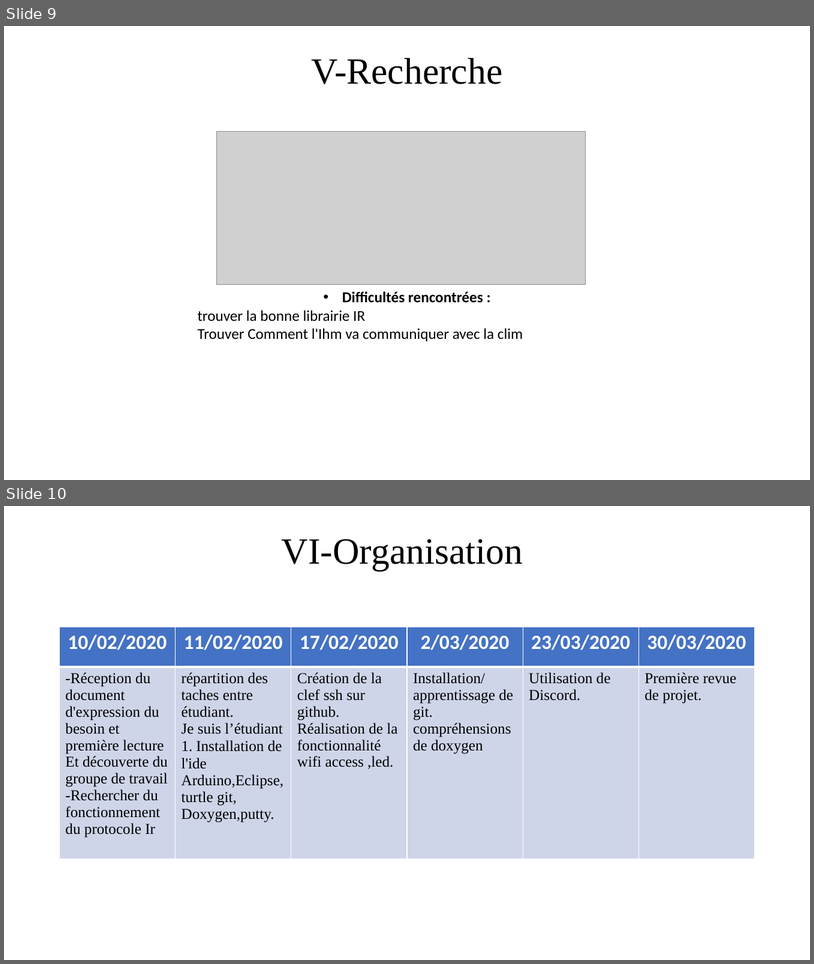
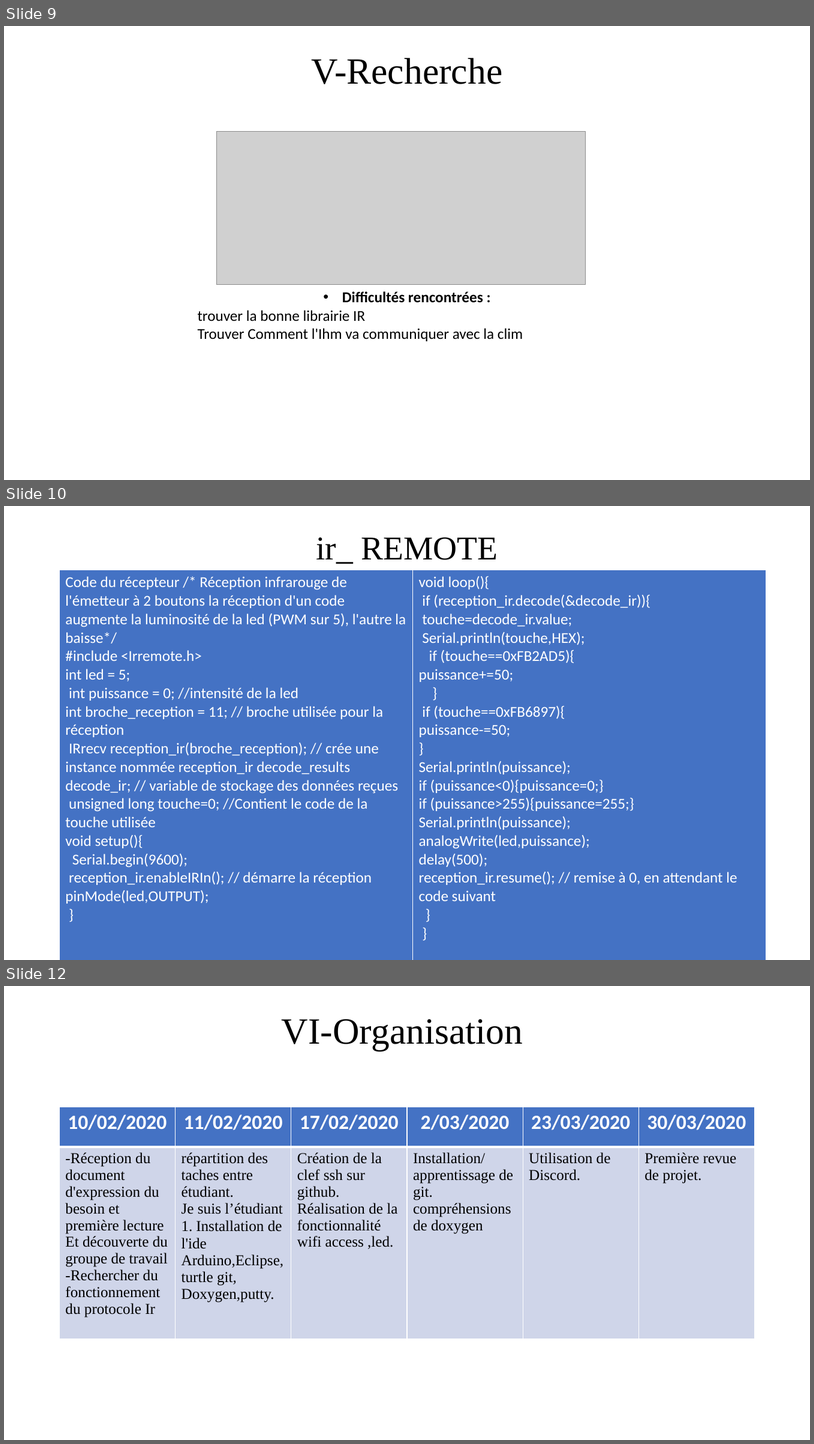
Before and after one commit to BtsSnirGpe/2020csg1, a slide deck: e1/doc/2020_csg1-cdc-E1-rev-1.pptx. Shown one above the other, each under a label of ours: slides 9 and 10 before the commit, slides 9, 10 and 12 after it; the slides between them are not shown. The pictures are 814x964 and 814x1444 pixels, drawn with LibreOffice and Linux fonts; fonts in the diff are those of the drawing; grey boxes stand for pictures. Boxes give left, top, right and bottom in pixels: in the first picture for what was removed or moved away, otherwise in the second. Text is boxed around its words. In the diff, an @@ line names an element or a change of style, - is before the commit and + after.

```diff
--- a/e1/doc/2020_csg1-cdc-E1-rev-1.pptx
+++ b/e1/doc/2020_csg1-cdc-E1-rev-1.pptx
@@ slide 10 added at (x1=4, y1=506, x2=810, y2=960), background #FFFFFF @@
@@ title added at (x1=316, y1=537, x2=498, y2=564), 39.6 pt, text #000000 @@
+ir_ REMOTE
@@ table added at (x1=60, y1=570, x2=766, y2=957), 1 rows, 2 columns @@
+Code du récepteur /* Réception infrarouge de l'émetteur à 2 boutons la réception d'un code augmente la luminosité de la led (PWM sur 5), l'autre la baisse*/ / #include <Irremote.h> / int led = 5; / int puissance = 0; //intensité de la led / int broche_reception = 11; // broche utilisée pour la réception / IRrecv reception_ir(broche_reception); // crée une instance nommée reception_ir decode_results decode_ir; // variable de stockage des données reçues / unsigned long touche=0; //Contient le code de la touche utilisée / void setup(){ / Serial.begin(9600); / reception_ir.enableIRIn(); // démarre la réception / pinMode(led,OUTPUT); / } | void loop(){ / if (reception_ir.decode(&decode_ir)){ / touche=decode_ir.value; / Serial.println(touche,HEX); / if (touche==0xFB2AD5){ / puissance+=50; / } / if (touche==0xFB6897){ / puissance-=50; / } / Serial.println(puissance); / if (puissance<0){puissance=0;} / if (puissance>255){puissance=255;} / Serial.println(puissance); / analogWrite(led,puissance); / delay(500); / reception_ir.resume(); // remise à 0, en attendant le code suivant / } / }
@@ what was slide 10 is now slide 12 @@
```
Also in this commit, not shown: 1 other slide added, 1 other file.
